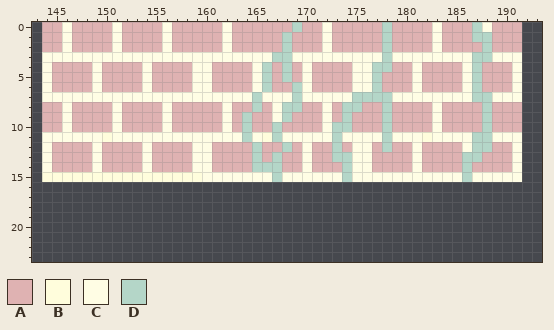
Pixel-art file -- assets/sprites/Sprite-0001.aseprite. The picture above is the old version.
256x256 pixels, 1 frame. Colours within 5 levels of each other are drawn and written as one. Shown: x 143..193, y 0..23.
Palette (. is transparent): A #dfb2b2  B #fffddc  C #fffde4  D #b4d6c8
Pixels before, first column x 144:
 0 AACAAAACAAAACAAAAACAAAAAADAACAAAAADAAAACAAADCAAA
 1 AACAAAACAAAACAAAAACAAAAADAAACAAAAADAAAACAAADDAAA
 2 AACAAAACAAAACAAAAACAAAAADAAACAAAAADAAAACAAAADAAA
 3 CCCCCCCCCCCCCCCCCCCCCCCDDCCCCCCCCCDCCCCCCCCDDCCC
 4 CAAAACAAAACAAAACCAAAACDADACAAAACCDDAACAAAACDAAAC
 5 CAAAACAAAACAAAACCAAAACDADACAAAACCDAAACAAAACDAAAC
 6 CAAAACAAAACAAAACCAAAACDAADCAAAACCDAAACAAAACDAAAC
 7 CCCCCCCCCCCCCCCCCCCCCDCCCDCCCCCDDDDCCCCCCCCDDCCC
 8 AACAAAACAAAACAAAAACAADACDDAACADDAADAAAACAAAADAAA
 9 AACAAAACAAAACAAAAACADAACDAAACADAAADAAAACAAAADAAA
10 AACAAAACAAAACAAAAACADAADAAAACDDAAADAAAACAAAADAAA
11 CCCCCCBCCCCCCCCCCCCCDCBDCCCCCDCCCCDCCCBCCCCDDCCC
12 CAAAACAAAACAAAACCAAAADAADACAADACCADAACAAAACDDAAC
13 CAAAACAAAACAAAACCAAAADADAACAADDCCAAAACAAAADDAAAC
14 CAAAACAAAACAAAACCAAAADDDAACAAADCCAAAACAAAADAAAAC
15 BBBBBBBBBBBBBBBBCCCCCCCDCCCCCCDCCCCCCCCCCCDCCCCC
And afterwards:
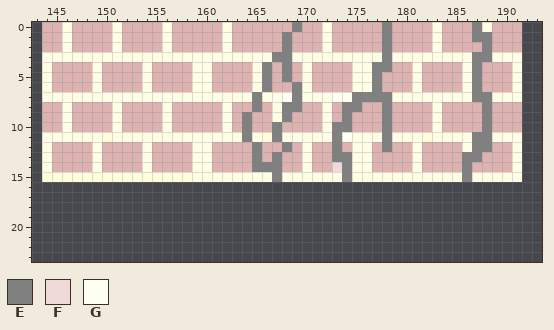
Colours new in this view: E #808080  F #efd9d9  G #fffef2
Edits made:
layer "Layer 2" opacity 50% added
Layer "Layer 2":
y 0: x 169 D -> E; x 178 D -> E; x 187 D -> E
y 1: x 168 D -> E; x 178 D -> E; x 187..188 DD -> EE
y 2: x 168 D -> E; x 178 D -> E; x 188 D -> E
y 3: x 167..168 DD -> EE; x 178 D -> E; x 187..188 DD -> EE
y 4: x 166 D -> E; x 168 D -> E; x 177..178 DD -> EE; x 187 D -> E
y 5: x 166 D -> E; x 168 D -> E; x 177 D -> E; x 187 D -> E
y 6: x 166 D -> E; x 169 D -> E; x 177 D -> E; x 187 D -> E
y 7: x 165 D -> E; x 168..169 CD -> GE; x 173..178 CCDDDD -> GGEEEE; x 187..188 DD -> EE
y 8: x 165 D -> E; x 168..169 DD -> EE; x 174..175 DD -> EE; x 178 D -> E; x 188 D -> E
y 9: x 164 D -> E; x 168 D -> E; x 174 D -> E; x 178 D -> E; x 188 D -> E
y 10: x 164 D -> E; x 167 D -> E; x 173..174 DD -> EE; x 178 D -> E; x 188 D -> E
y 11: x 164 D -> E; x 167 D -> E; x 173..174 DC -> EG; x 178 D -> E; x 187..188 DD -> EE
y 12: x 165 D -> E; x 168 D -> E; x 173 D -> E; x 178 D -> E; x 187..188 DD -> EE
y 13: x 165 D -> E; x 167 D -> E; x 173..174 DD -> EE; x 186..187 DD -> EE
y 14: x 165..167 DDD -> EEE; x 173..174 AD -> FE; x 186 D -> E
y 15: x 167 D -> E; x 174 D -> E; x 186 D -> E
Pixel boxes of the changes (left, top, right, bottom) in both pictures:
changed: (242, 22, 302, 182)
changed: (332, 22, 392, 182)
changed: (462, 22, 492, 182)
